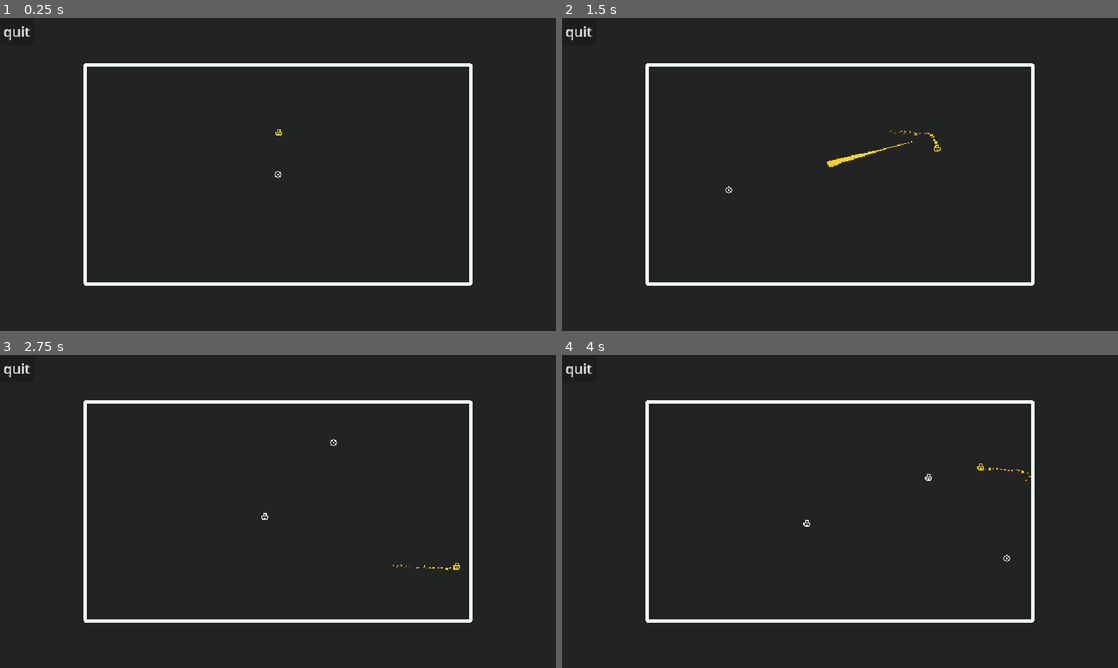
Above: before the commit, frames 1-4 (two rows, left to right).
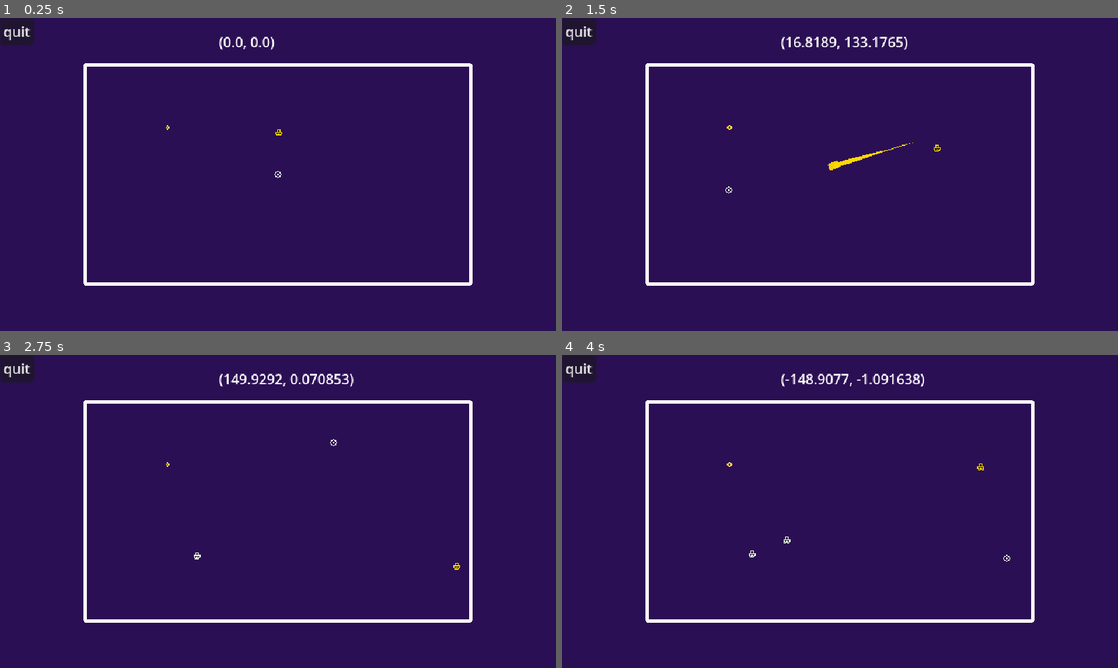
Above: after the commit, the same moments.

Repository: mrbartchak/golden-bullet-game
Game: Godot game, scene res://core/main.tscn
Two runs of this game, one before a commit and one after it. Both use one fixed random seed, a clock stepped at 60 frames per second and the inputs below.
Inputs (mouse positions are in pixels of both pictures, inside the frame that each line leads up to):
- Up to frame 1 (0.25 s): no input
- Up to frame 2 (1.5 s): tap Enter at 0.5 s; move the mouse to (962, 158) at 0.52 s; hold D (move_right) 0.53-1.28 s; click (962, 158) at 0.6 s; move the mouse to (728, 190) at 1.27 s; hold S (move_down) from 1.28 s (still down); click (728, 190) at 1.35 s
- Up to frame 3 (2.75 s): move the mouse to (333, 442) at 2.02 s; release S (move_down) at 2.03 s; hold D (move_right) from 2.03 s (still down); click (333, 442) at 2.1 s
- Up to frame 4 (4 s): move the mouse to (812, 574) at 2.77 s; release D (move_right) at 2.78 s; hold W (move_up) 2.78-3.53 s; click (812, 574) at 2.85 s; move the mouse to (1006, 558) at 3.52 s; hold A (move_left) from 3.53 s (still down); click (1006, 558) at 3.6 s

The runs differ from the first frame. In frame 1, 97% of the frame differs, in the area x 0-100%, y 0-100%; in frame 2, 97%; in frame 3, 97%; in frame 4, 97%.

Commit message:
new assets and color palette coming, more punchy, think I added enemy movement and anim, looking gooder

Diff:
--- a/arena/arena.tscn
+++ b/arena/arena.tscn
@@ -1,6 +1,6 @@
 [gd_scene load_steps=5 format=3 uid="uid://bvd0ghdsnnux1"]
 
-[ext_resource type="Texture2D" uid="uid://cluthpfogq6f4" path="res://core/arena.png" id="1_dkqtx"]
+[ext_resource type="Texture2D" uid="uid://wad7arewt1qi" path="res://arena/assets/arena_purple.png" id="1_dkqtx"]
 
 [sub_resource type="RectangleShape2D" id="RectangleShape2D_dkqtx"]
 size = Vector2(448, 4)
--- a/bullets/bullet.gd
+++ b/bullets/bullet.gd
@@ -42,5 +42,4 @@
 	queue_free()
 
 func _hit_wall(_body: Node2D) -> void:
-	print("tesrt")
 	queue_free()
--- /dev/null
+++ b/coins/coin.tscn
@@ -0,0 +1,55 @@
+[gd_scene load_steps=8 format=3 uid="uid://j8ibusk10qin"]
+
+[ext_resource type="Texture2D" uid="uid://c4pa0jy2rx7n0" path="res://coins/assets/coin_sheet.png" id="1_nyhrq"]
+
+[sub_resource type="AtlasTexture" id="AtlasTexture_bg5lq"]
+atlas = ExtResource("1_nyhrq")
+region = Rect2(0, 0, 6, 6)
+
+[sub_resource type="AtlasTexture" id="AtlasTexture_8qiya"]
+atlas = ExtResource("1_nyhrq")
+region = Rect2(6, 0, 6, 6)
+
+[sub_resource type="AtlasTexture" id="AtlasTexture_npe6j"]
+atlas = ExtResource("1_nyhrq")
+region = Rect2(12, 0, 6, 6)
+
+[sub_resource type="AtlasTexture" id="AtlasTexture_sg6lq"]
+atlas = ExtResource("1_nyhrq")
+region = Rect2(18, 0, 6, 6)
+
+[sub_resource type="SpriteFrames" id="SpriteFrames_fiyh4"]
+animations = [{
+"frames": [{
+"duration": 1.0,
+"texture": SubResource("AtlasTexture_bg5lq")
+}, {
+"duration": 1.0,
+"texture": SubResource("AtlasTexture_8qiya")
+}, {
+"duration": 1.0,
+"texture": SubResource("AtlasTexture_npe6j")
+}, {
+"duration": 1.0,
+"texture": SubResource("AtlasTexture_sg6lq")
+}, {
+"duration": 1.0,
+"texture": SubResource("AtlasTexture_bg5lq")
+}],
+"loop": true,
+"name": &"default",
+"speed": 10.0
+}]
+
+[sub_resource type="CircleShape2D" id="CircleShape2D_nyhrq"]
+radius = 4.0
+
+[node name="Coin" type="Area2D"]
+
+[node name="Sprite" type="AnimatedSprite2D" parent="."]
+sprite_frames = SubResource("SpriteFrames_fiyh4")
+autoplay = "default"
+frame_progress = 0.9377076
+
+[node name="CollisionShape2D" type="CollisionShape2D" parent="."]
+shape = SubResource("CircleShape2D_nyhrq")
--- a/core/camera.tscn
+++ b/core/camera/camera.tscn
@@ -1,6 +1,6 @@
 [gd_scene load_steps=2 format=3 uid="uid://c3wo1giyqrnqp"]
 
-[ext_resource type="Script" uid="uid://cmwwjv6wnkfcg" path="res://core/camera.gd" id="1_6doux"]
+[ext_resource type="Script" uid="uid://cmwwjv6wnkfcg" path="res://core/camera/camera.gd" id="1_6doux"]
 
 [node name="Camera" type="Camera2D"]
 script = ExtResource("1_6doux")
--- a/core/cursor/cursor.tscn
+++ b/core/cursor/cursor.tscn
@@ -1,6 +1,6 @@
 [gd_scene load_steps=3 format=3 uid="uid://dsvo5atiftsiv"]
 
-[ext_resource type="Texture2D" uid="uid://buvc18led0rsr" path="res://core/cursor_01.png" id="1_nd54x"]
+[ext_resource type="Texture2D" uid="uid://buvc18led0rsr" path="res://core/cursor/cursor_01.png" id="1_nd54x"]
 [ext_resource type="Script" uid="uid://cwp54ilsdxiqv" path="res://core/cursor/cursor.gd" id="2_6pjdn"]
 
 [node name="Cursor" type="Sprite2D"]
--- a/core/main.tscn
+++ b/core/main.tscn
@@ -1,9 +1,10 @@
-[gd_scene load_steps=7 format=3 uid="uid://ceaauc0vs2nof"]
+[gd_scene load_steps=8 format=3 uid="uid://ceaauc0vs2nof"]
 
 [ext_resource type="PackedScene" uid="uid://daeaonaxmtwe1" path="res://player/player.tscn" id="1_xiose"]
 [ext_resource type="PackedScene" uid="uid://ps7c40br6gw" path="res://enemies/enemy.tscn" id="2_r77kf"]
 [ext_resource type="PackedScene" uid="uid://b2u3nju462sal" path="res://systems/spawners/enemy_spawner.tscn" id="3_3gdo0"]
 [ext_resource type="PackedScene" uid="uid://bvd0ghdsnnux1" path="res://arena/arena.tscn" id="4_csopv"]
+[ext_resource type="PackedScene" uid="uid://j8ibusk10qin" path="res://coins/coin.tscn" id="5_cus2n"]
 [ext_resource type="Script" uid="uid://48tmkotoibbd" path="res://core/ui_manager.gd" id="5_xa854"]
 [ext_resource type="PackedScene" uid="uid://dsvo5atiftsiv" path="res://core/cursor/cursor.tscn" id="6_kagtj"]
 
@@ -22,6 +23,9 @@
 enemy_scene = ExtResource("2_r77kf")
 spawn_radius = 1.0
 
+[node name="Coin" parent="World2D" instance=ExtResource("5_cus2n")]
+position = Vector2(193, 126)
+
 [node name="UI" type="Control" parent="."]
 layout_mode = 3
 anchors_preset = 0
@@ -35,6 +39,13 @@
 offset_bottom = 8.0
 text = "quit"
 
+[node name="VelocityLabel" type="Label" parent="UI"]
+layout_mode = 0
+offset_left = 252.0
+offset_top = 16.0
+offset_right = 402.0
+offset_bottom = 39.0
+
 [node name="Cursor" parent="." instance=ExtResource("6_kagtj")]
 
 [connection signal="pressed" from="UI/Quit Button" to="UI" method="_on_quit_button_pressed"]
--- a/core/ui_manager.gd
+++ b/core/ui_manager.gd
@@ -1,6 +1,12 @@
 extends Control
 
+var player_ref: Player
 
+func _ready() -> void:
+	player_ref = get_tree().get_first_node_in_group("player")
+
+func _process(_delta: float) -> void:
+	$VelocityLabel.text = str(player_ref.velocity)
 
 func _on_quit_button_pressed() -> void:
 	get_tree().quit()
--- a/enemies/enemy.gd
+++ b/enemies/enemy.gd
@@ -2,23 +2,31 @@
 extends CharacterBody2D
 
 @export var max_health: int = 3
-@export var movement_speed: float = 3.0
+@export var movement_speed: float = 30.0
 
 var health: int
 var movement_direction: Vector2
 var alive: bool = true
 
+var wobble_strength: float = 0.4
+var wobble_speed: float = 2.0
+var wobble_time: float = 0.0
+
+var player: Player
+
 
 func _ready() -> void:
+	player = get_tree().get_first_node_in_group("player")
 	health = max_health
-	var screen_center = get_viewport_rect().size * 0.5
-	movement_direction = (screen_center - global_position).normalized()
 	$HitFlashTimer.timeout.connect(_on_hit_flash_timeout)
 
-func _physics_process(_delta: float) -> void:
-	#global_position += movement_direction * movement_speed * delta
-	velocity = movement_direction * movement_speed
-	move_and_slide()
+func _process(_delta: float) -> void:
+	_update_movement_animation()
+
+func _physics_process(delta: float) -> void:
+	if not alive or player == null:
+		return
+	_handle_movement(delta)
 
 
 #=== Public Functions ===
@@ -40,7 +48,32 @@
 	queue_free()
 
 
+#=== Private Functions ===
+func _handle_movement(delta: float) -> void:
+	wobble_time += delta * wobble_speed
+
+	var to_player: Vector2 = (player.global_position - global_position).normalized()
+	var wobble: Vector2 = Vector2(
+		sin(wobble_time),
+		cos(wobble_time)
+	) * wobble_strength
+
+	movement_direction = (to_player + wobble).normalized()
+	velocity = movement_direction * movement_speed
+	move_and_slide()
+
+
 #=== Effects & Visuals ===
+func _update_movement_animation() -> void:
+	if movement_direction == Vector2.ZERO:
+		$Sprite.play("idle")
+		return
+
+	if movement_direction.x < 0:
+		$Sprite.play("move_left")
+	elif movement_direction.x > 0:
+		$Sprite.play("move_right")
+
 func _play_hit_flash() -> void:
 	$Sprite.modulate = Color("f6757a")
 	$HitFlashTimer.start()
--- a/enemies/enemy.tscn
+++ b/enemies/enemy.tscn
@@ -1,8 +1,80 @@
-[gd_scene load_steps=6 format=3 uid="uid://ps7c40br6gw"]
+[gd_scene load_steps=14 format=3 uid="uid://ps7c40br6gw"]
 
 [ext_resource type="Script" uid="uid://nopsbehfna8r" path="res://enemies/enemy.gd" id="1_fw1ev"]
-[ext_resource type="Texture2D" uid="uid://ct86jm4kmmpea" path="res://enemies/assets/enemy_sprite.png" id="2_7frlh"]
+[ext_resource type="Texture2D" uid="uid://c7b56sddc2o1u" path="res://enemies/assets/enemy_sheet.png" id="2_a6vjd"]
 [ext_resource type="AudioStream" uid="uid://hr14sslgp83p" path="res://effects/pop.wav" id="3_orwns"]
+
+[sub_resource type="AtlasTexture" id="AtlasTexture_07tka"]
+atlas = ExtResource("2_a6vjd")
+region = Rect2(0, 0, 8, 8)
+
+[sub_resource type="AtlasTexture" id="AtlasTexture_a6vjd"]
+atlas = ExtResource("2_a6vjd")
+region = Rect2(0, 0, 8, 8)
+
+[sub_resource type="AtlasTexture" id="AtlasTexture_3t1x0"]
+atlas = ExtResource("2_a6vjd")
+region = Rect2(8, 0, 8, 8)
+
+[sub_resource type="AtlasTexture" id="AtlasTexture_epsnb"]
+atlas = ExtResource("2_a6vjd")
+region = Rect2(8, 8, 8, 8)
+
+[sub_resource type="AtlasTexture" id="AtlasTexture_4w5fm"]
+atlas = ExtResource("2_a6vjd")
+region = Rect2(16, 8, 8, 8)
+
+[sub_resource type="AtlasTexture" id="AtlasTexture_uba7a"]
+atlas = ExtResource("2_a6vjd")
+region = Rect2(8, 16, 8, 8)
+
+[sub_resource type="AtlasTexture" id="AtlasTexture_28xqf"]
+atlas = ExtResource("2_a6vjd")
+region = Rect2(16, 16, 8, 8)
+
+[sub_resource type="SpriteFrames" id="SpriteFrames_3t1x0"]
+animations = [{
+"frames": [{
+"duration": 1.0,
+"texture": SubResource("AtlasTexture_07tka")
+}],
+"loop": true,
+"name": &"default",
+"speed": 5.0
+}, {
+"frames": [{
+"duration": 1.0,
+"texture": SubResource("AtlasTexture_a6vjd")
+}, {
+"duration": 1.0,
+"texture": SubResource("AtlasTexture_3t1x0")
+}],
+"loop": true,
+"name": &"idle",
+"speed": 6.0
+}, {
+"frames": [{
+"duration": 1.0,
+"texture": SubResource("AtlasTexture_epsnb")
+}, {
+"duration": 1.0,
+"texture": SubResource("AtlasTexture_4w5fm")
+}],
+"loop": true,
+"name": &"move_left",
+"speed": 6.0
+}, {
+"frames": [{
+"duration": 1.0,
+"texture": SubResource("AtlasTexture_uba7a")
+}, {
+"duration": 1.0,
+"texture": SubResource("AtlasTexture_28xqf")
+}],
+"loop": true,
+"name": &"move_right",
+"speed": 6.0
+}]
 
 [sub_resource type="CircleShape2D" id="CircleShape2D_7frlh"]
 radius = 6.0
@@ -27,10 +99,9 @@
 motion_mode = 1
 script = ExtResource("1_fw1ev")
 max_health = 1
-movement_speed = 100.0
 
-[node name="Sprite" type="Sprite2D" parent="."]
-texture = ExtResource("2_7frlh")
+[node name="Sprite" type="AnimatedSprite2D" parent="."]
+sprite_frames = SubResource("SpriteFrames_3t1x0")
 
 [node name="CollisionShape2D" type="CollisionShape2D" parent="."]
 shape = SubResource("CircleShape2D_7frlh")
--- a/player/player.gd
+++ b/player/player.gd
@@ -1,3 +1,4 @@
+class_name Player
 extends CharacterBody2D
 
 enum Facing { LEFT, RIGHT }
@@ -6,7 +7,7 @@
 
 var movement_speed: float = 150.0
 var acceleration: int = 10
-var friction: int = 10
+var friction: int = 12
 
 var facing: Facing = Facing.RIGHT
 var muzzle_offset: int = 4
@@ -30,7 +31,9 @@
 func fire() -> void:
 	var mouse_pos: Vector2 = get_global_mouse_position()
 	var direction: Vector2 = (mouse_pos - global_position).normalized()
-	_spawn_bullet(direction)
+	var bullet_spread: float = deg_to_rad(3.0)
+	var spread_angle: float = randf_range(-bullet_spread, bullet_spread)
+	_spawn_bullet(direction.rotated(spread_angle))
 	_play_fire_sound()
 
 
@@ -50,6 +53,10 @@
 
 	var lerp_weight: float = delta * (friction if input_dir == Vector2.ZERO else acceleration)
 	velocity = lerp(velocity, input_dir * movement_speed, lerp_weight) #input_dir * movement_speed
+
+	if velocity.length() < 3.0:
+		velocity = Vector2.ZERO
+
 	move_and_slide()
 
 func _update_animation() -> void:
@@ -71,4 +78,5 @@
 
 #===Effects===
 func _play_fire_sound() -> void:
+	$FireSound.pitch_scale = randf_range(0.6, 1.4)
 	$FireSound.play()
--- a/player/player.tscn
+++ b/player/player.tscn
@@ -99,13 +99,14 @@
 [sub_resource type="CircleShape2D" id="CircleShape2D_oul6g"]
 radius = 3.0
 
-[node name="Player" type="CharacterBody2D"]
+[node name="Player" type="CharacterBody2D" groups=["player"]]
 collision_mask = 8
 motion_mode = 1
 script = ExtResource("1_rkbax")
 bullet_scene = ExtResource("2_g1dw6")
 
 [node name="MovementParticles" type="GPUParticles2D" parent="."]
+visible = false
 position = Vector2(0, 3)
 amount = 30
 lifetime = 0.5
--- a/project.godot
+++ b/project.godot
@@ -61,6 +61,6 @@
 [rendering]
 
 textures/canvas_textures/default_texture_filter=0
-environment/defaults/default_clear_color=Color(0.13333334, 0.13725491, 0.13725491, 1)
+environment/defaults/default_clear_color=Color(0.16862746, 0.05882353, 0.32941177, 1)
 2d/snap/snap_2d_transforms_to_pixel=true
 2d/snap/snap_2d_vertices_to_pixel=true
Renamed: core/arena.png -> arena/assets/arena.png
Not shown, changed: arena/assets/arena.png.import
Binary file added: arena/assets/arena_purple.png
Not shown, added: arena/assets/arena_purple.png.import
Binary file added: coins/assets/coin_sheet.png
Not shown, added: coins/assets/coin_sheet.png.import
Renamed: core/camera.gd -> core/camera/camera.gd
Renamed: core/camera.gd.uid -> core/camera/camera.gd.uid
Renamed: core/cursor_01.png -> core/cursor/cursor_01.png
Not shown, changed: core/cursor/cursor_01.png.import
Binary file added: player/assets/player_sheet_retro.png
